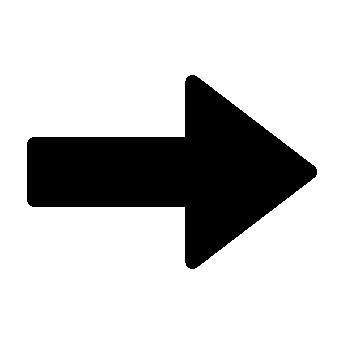
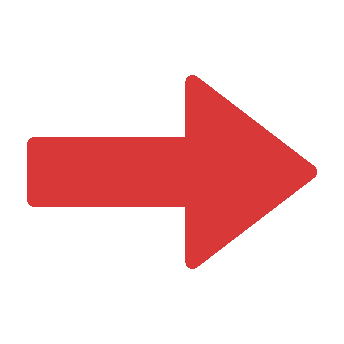
Layer changes from the first 344 x 344 image to the second:
added layer "Слой 0 копия 3" above "Слой 0 копия 2" over bbox(27, 75, 317, 269)
hid "Слой 0" over bbox(27, 75, 317, 269)
